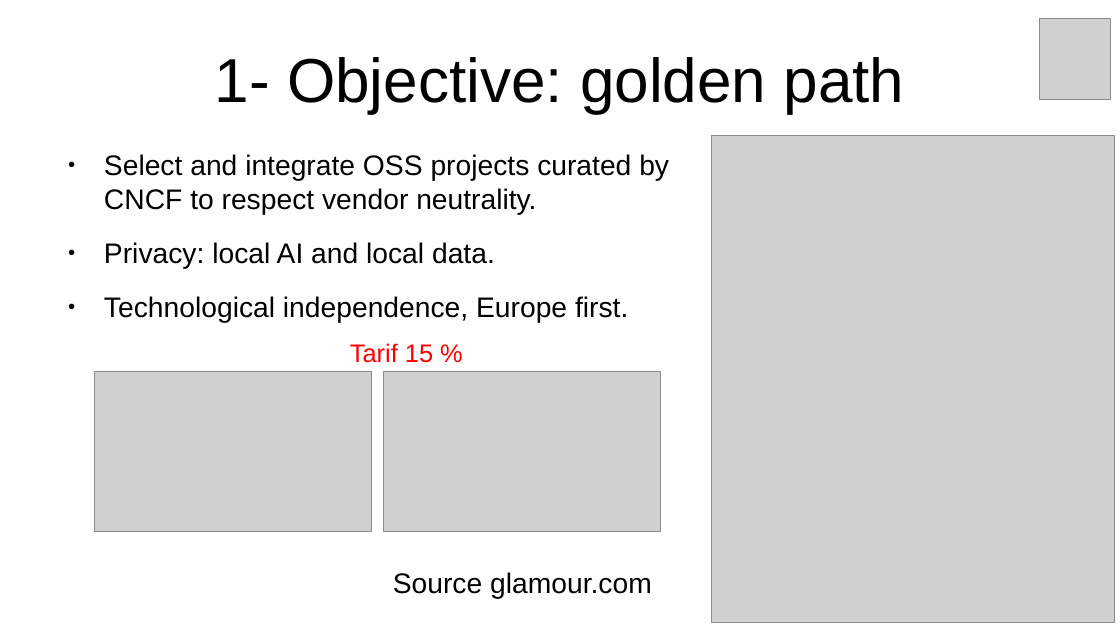
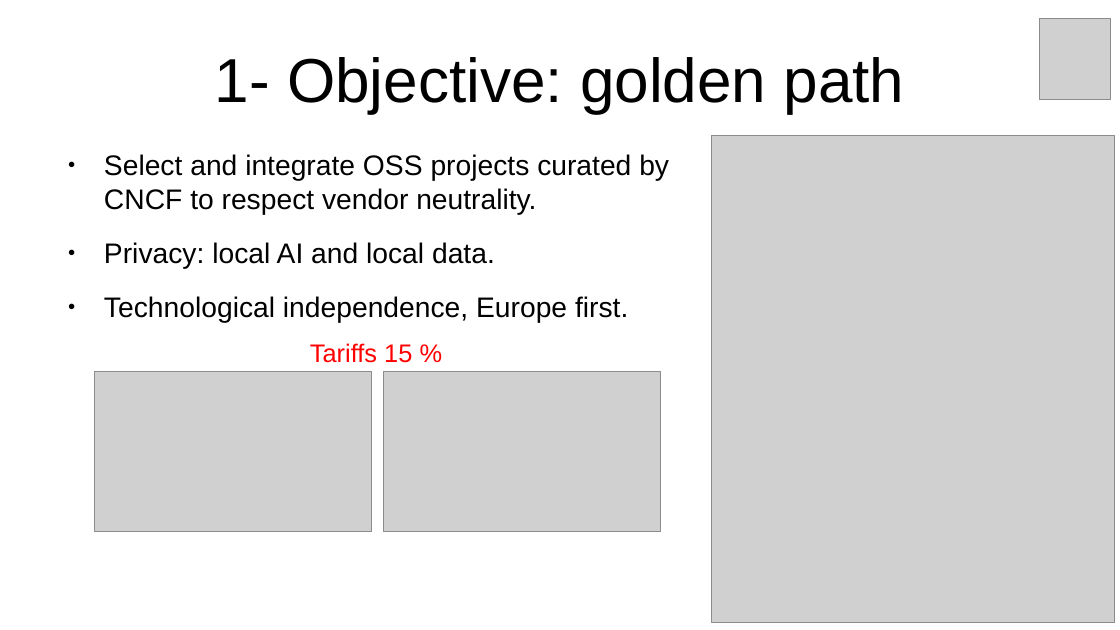
Before and after one commit to inigokintana/homelab-2-prod-ai-golden-path, a slide deck: slide 3 of docs/Presentation-homelab-2-prod-ai-golden-path.odp. Drawn at 1120x630 pixels with LibreOffice and Linux fonts; fonts in the diff are those of the drawing; grey boxes stand for pictures. Boxes give left, top, right and bottom in pixels: in the first picture for what was removed or moved away, otherwise in the second. Text is boxed around its words. In the diff, an @@ line names an element or a change of style, - is before the commit and + after.

```diff
--- a/docs/Presentation-homelab-2-prod-ai-golden-path.odp
+++ b/docs/Presentation-homelab-2-prod-ai-golden-path.odp
@@ text at <box>310,343,412,363</box>: text changed @@
-Tarif 15 %
+Tariffs 15 %
@@ text at <box>393,572,652,599</box>: paragraph removed @@
-Source glamour.com
```
Also in this commit, not shown: 8 other slides changed, 4 other files.
